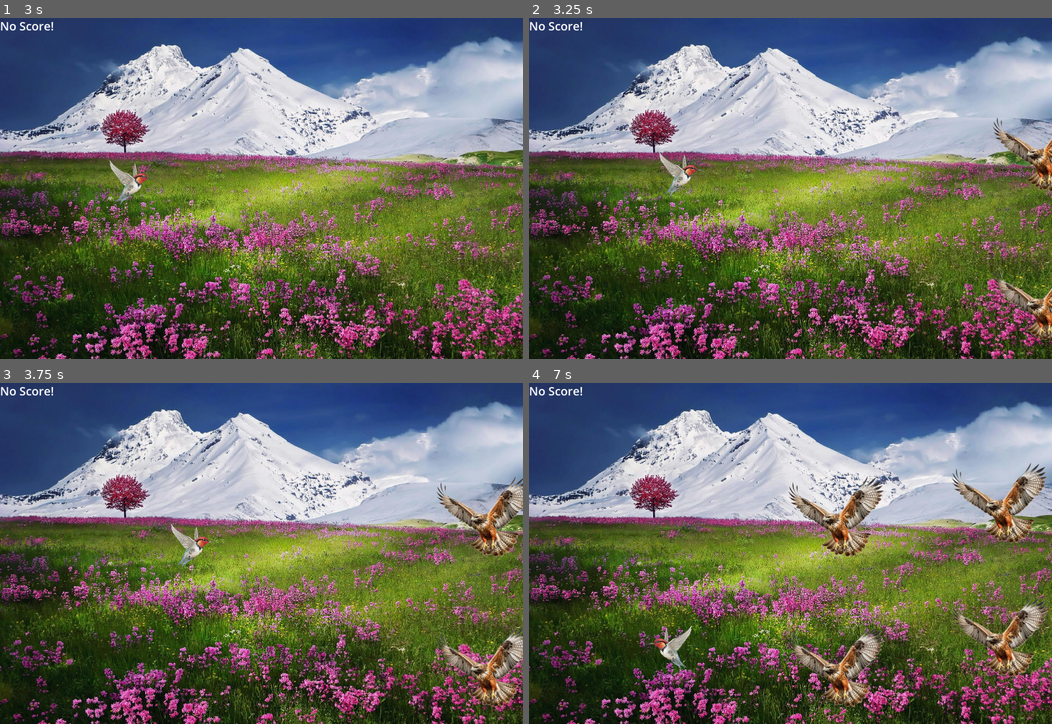
Above: before the commit, frames 1-4 (two rows, left to right).
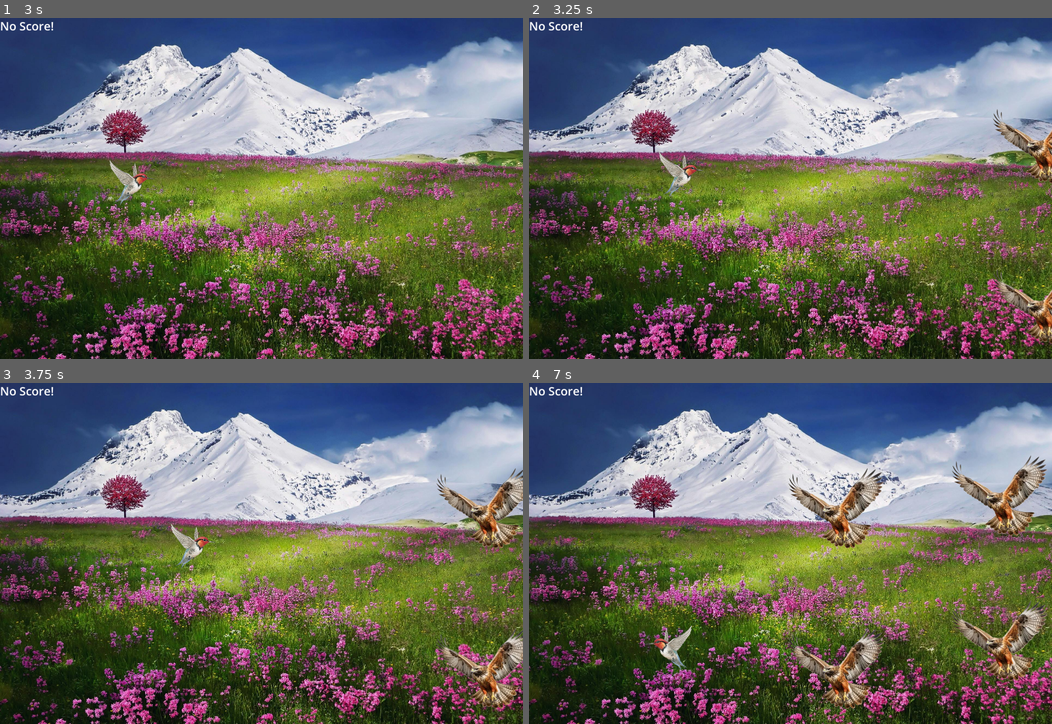
Above: after the commit, the same moments.

Repository: tarikdemiroren/FlappyHawk
Game: Godot game, scene res://game_world.tscn
Two runs of this game, one before a commit and one after it. Both use one fixed random seed, a clock stepped at 60 frames per second and the inputs below. The project has no main scene, so this scene is started directly.
Inputs:
- Up to frame 1 (3 s): tap Enter (ui_accept) at 0.5, 0.77, 1.52 s; hold Right (ui_right) 0.53-2.03 s; hold Left (ui_left) 2.03-2.78 s; hold Right (ui_right) from 2.78 s (still down)
- Up to frame 2 (3.25 s): keep holding Right (ui_right); tap Enter (ui_accept) at 3.02 s
- Up to frame 3 (3.75 s): keep holding Right (ui_right)
- Up to frame 4 (7 s): tap Enter (ui_accept) at 3.77, 4.52, 6.02, 6.77 s; release Right (ui_right) at 4.28 s; hold Left (ui_left) 4.28-5.03 s; hold Right (ui_right) 5.03-5.78 s; hold Left (ui_left) from 5.78 s (still down)

Frame 1 is identical in both runs. In frame 2, 1.7% of the frame differs, in the area x 88-100%, y 26-96%; in frame 3, 3.1%; in frame 4, 6.8%, in the area x 49-100%, y 21-96%.

Commit message:
Add sound effect for score up

Diff:
--- a/bird.gd
+++ b/bird.gd
@@ -9,6 +9,7 @@
 @export var point = 0
 var dieVar : bool
 var tween : Tween
+@onready var scoreUpSound = $Scored
 signal point_changed(new_point)
 
 func _ready() -> void:
@@ -51,5 +52,6 @@
 	tween.tween_property(self, "modulate:a", 0, 1.0).set_delay(0.5)  # Fade out before disappearing
 
 func get_point():
+	scoreUpSound.play()
 	point += 1
 	point_changed.emit(point)
--- a/bird.tscn
+++ b/bird.tscn
@@ -1,7 +1,8 @@
-[gd_scene load_steps=5 format=3 uid="uid://b02s5t6nlvhwr"]
+[gd_scene load_steps=6 format=3 uid="uid://b02s5t6nlvhwr"]
 
 [ext_resource type="Script" path="res://bird.gd" id="1_6jn6j"]
 [ext_resource type="Texture2D" uid="uid://8gwcdfp11n5o" path="res://birb.png" id="1_h42ap"]
+[ext_resource type="AudioStream" uid="uid://cf8vuhqjpaabi" path="res://score_up.mp3" id="3_7g0hb"]
 [ext_resource type="AudioStream" uid="uid://dlh2oive5frcw" path="res://hurted.mp3" id="3_ndsfm"]
 
 [sub_resource type="CircleShape2D" id="CircleShape2D_s8w6k"]
@@ -17,5 +18,8 @@
 [node name="BirdShape" type="CollisionShape2D" parent="."]
 shape = SubResource("CircleShape2D_s8w6k")
 
+[node name="Scored" type="AudioStreamPlayer2D" parent="."]
+stream = ExtResource("3_7g0hb")
+
 [node name="Hurted" type="AudioStreamPlayer2D" parent="."]
 stream = ExtResource("3_ndsfm")
--- a/game_world.gd
+++ b/game_world.gd
@@ -26,7 +26,7 @@
 	scoreLabel.text = "No Score!"
 
 func spawn_enemy():
-	var min_gap = 400  # Minimum distance between enemies
+	var min_gap = 450  # Minimum distance between enemies
 	var max_gap = 1000  # Maximum distance (for randomness)
 	var enemy_gap = randf_range(min_gap, max_gap)  # Random height for variety
 
--- a/game_world.tscn
+++ b/game_world.tscn
@@ -16,7 +16,6 @@
 [node name="BoxContainer" type="BoxContainer" parent="."]
 clip_contents = true
 layout_direction = 1
-anchors_preset = -1
 offset_right = 1920.0
 offset_bottom = 1252.0
 grow_horizontal = 2
Not shown, added: score_up.mp3.import
Not shown, added: score_up.mp3
